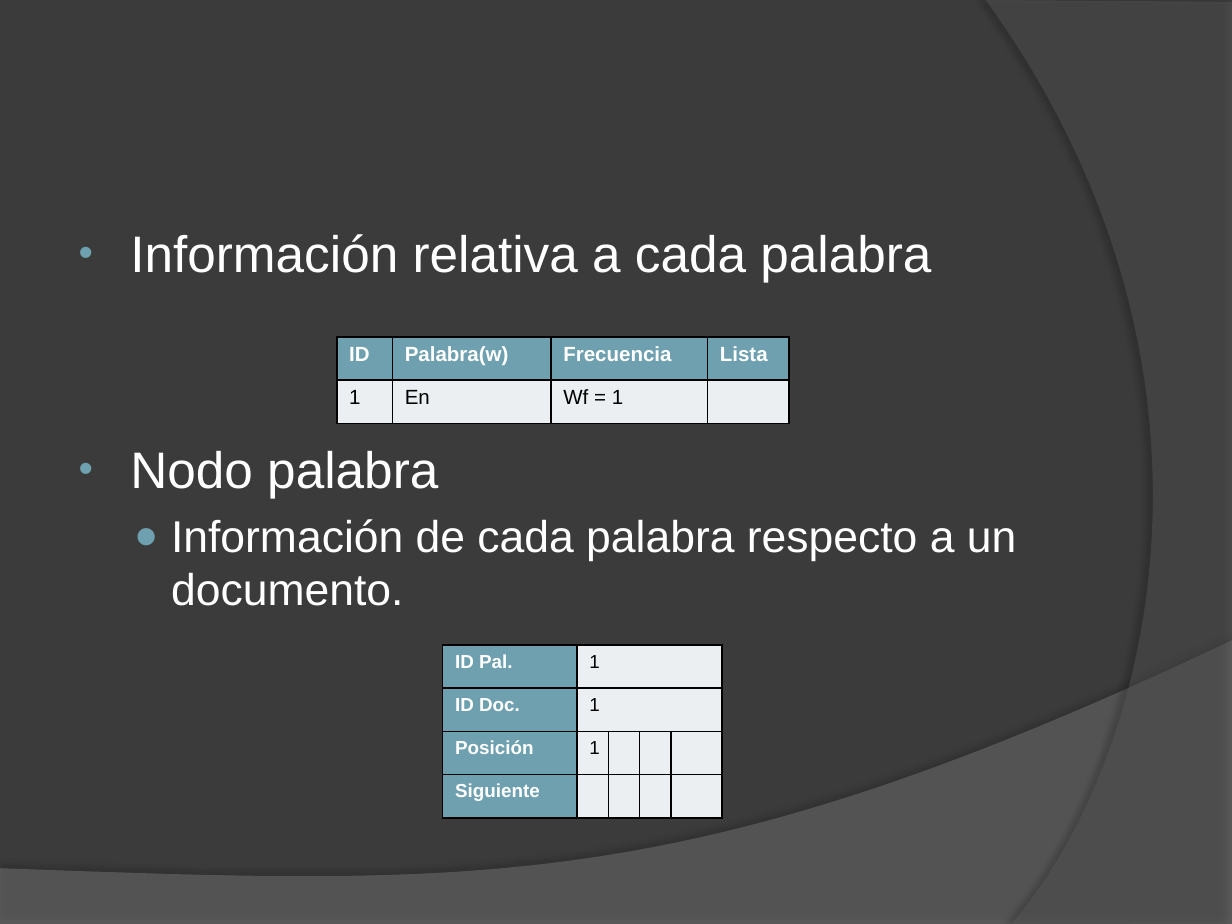
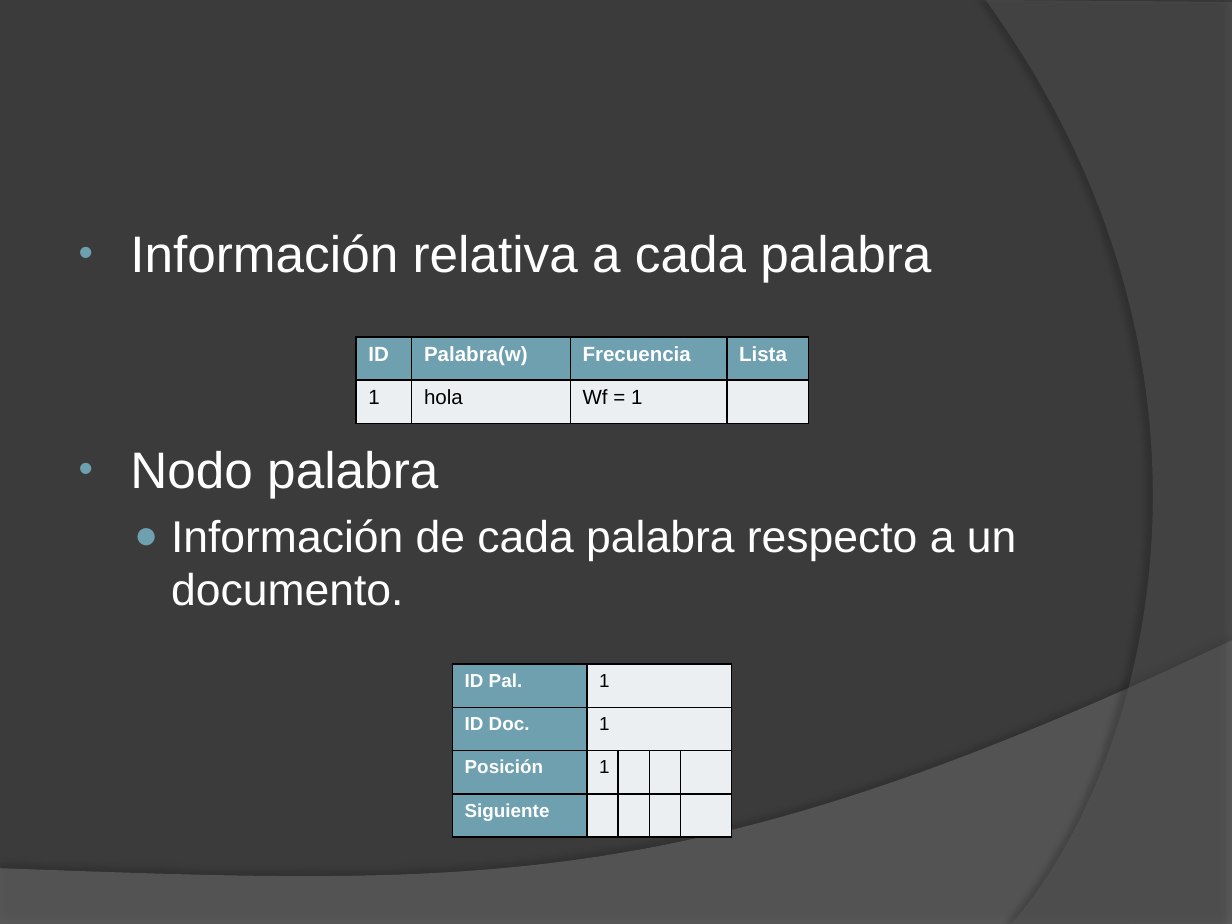
Before and after one commit to diegohttp/plagiarius, a slide deck: slide 14 of Lab4/diapositivas dp1[1].pptx. Drawn at 1232x924 pixels with LibreOffice and Linux fonts; fonts in the diff are those of the drawing. Boxes give left, top, right and bottom in pixels: in the first picture for what was removed or moved away, otherwise in the second. Text is boxed around its words. In the diff, an @@ line names an element or a change of style, - is before the commit and + after.

```diff
--- a/Lab4/diapositivas dp1[1].pptx
+++ b/Lab4/diapositivas dp1[1].pptx
@@ table at (356, 336, 808, 423) @@
-row 2, column 2: En
+row 2, column 2: hola
@@ table: place and size @@
-table at (336, 336, 788, 423)
+table at (356, 336, 808, 423)
@@ table: place and size @@
-table at (442, 644, 719, 818)
+table at (452, 664, 729, 838)
```
Also in this commit, not shown: 1 other slide changed, 1 slide added.
